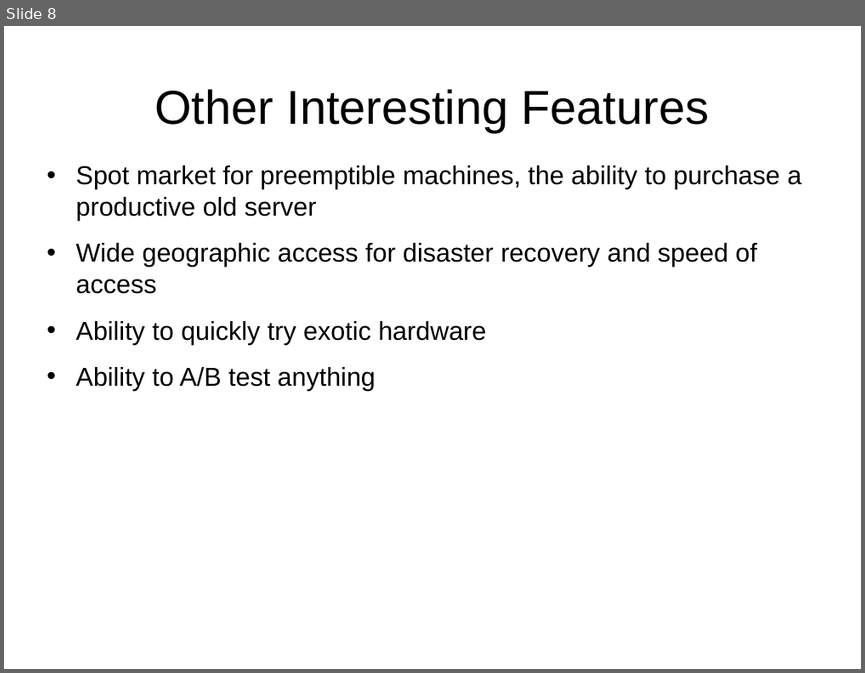
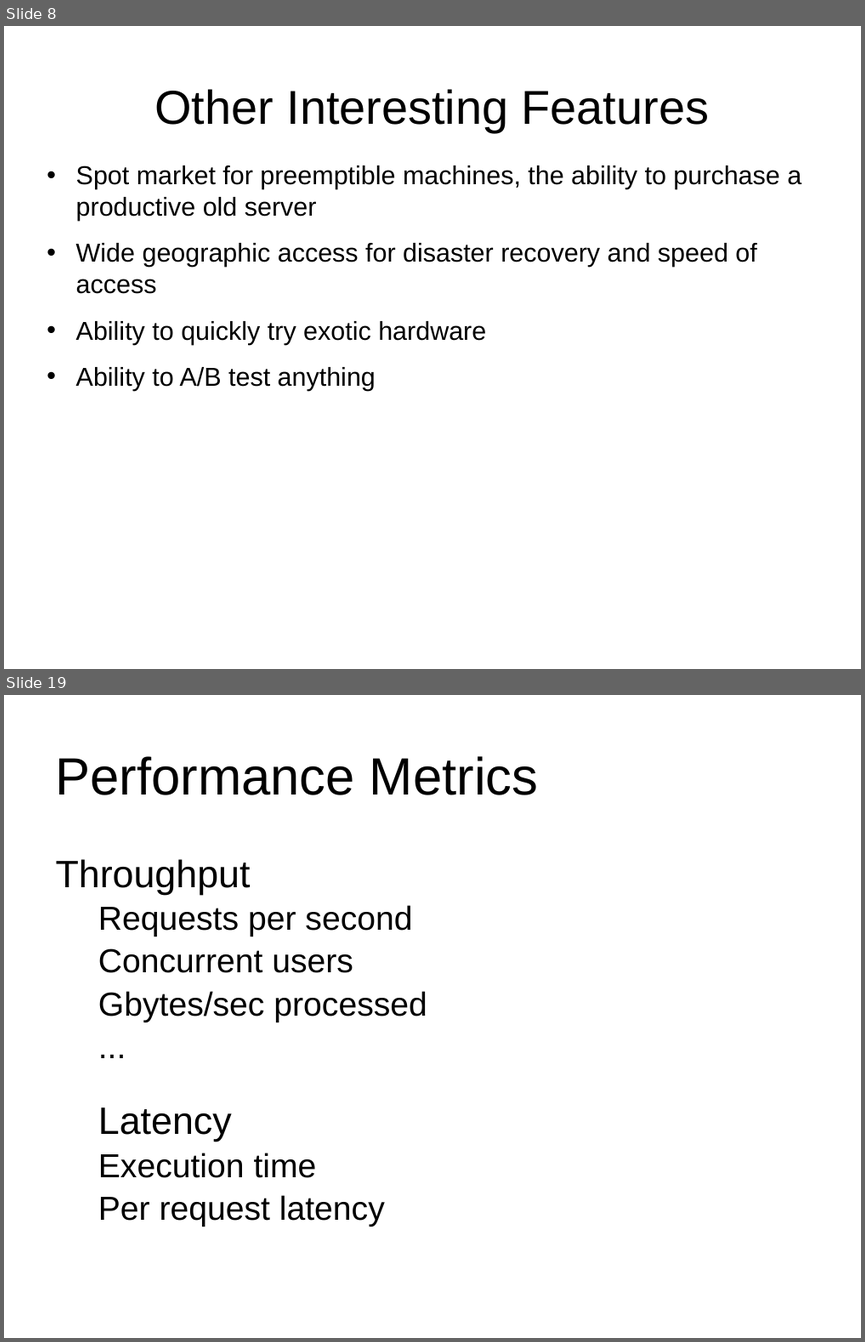
Before and after one commit to j-avdeev/Cloud-Computing-Technology, a slide deck: CCT - lec1 - Cloud computing overview.odp. Shown one above the other, each under a label of ours: slide 8 before the commit, slides 8 and 19 after it; the slides between them are not shown. The pictures are 865x673 and 865x1342 pixels, drawn with LibreOffice and Linux fonts; fonts in the diff are those of the drawing. Boxes give left, top, right and bottom in pixels: in the first picture for what was removed or moved away, otherwise in the second. Text is boxed around its words. In the diff, an @@ line names an element or a change of style, - is before the commit and + after.

```diff
--- a/CCT - lec1 - Cloud computing overview.odp
+++ b/CCT - lec1 - Cloud computing overview.odp
@@ slide 19 added at (x1=4, y1=695, x2=861, y2=1338), background #FFFFFF @@
@@ title added at (x1=56, y1=756, x2=538, y2=795), 48.5 pt, text #000000 @@
+Performance Metrics
@@ text added at (x1=56, y1=859, x2=427, y2=1226), 30.8 pt, text #000000 @@
+Throughput
+  Requests per second
+  Concurrent users
+  Gbytes/sec processed
+  ...
+Latency
+  Execution time
+  Per request latency
```
Also in this commit, not shown: 20 other slides added, 1 other file.
